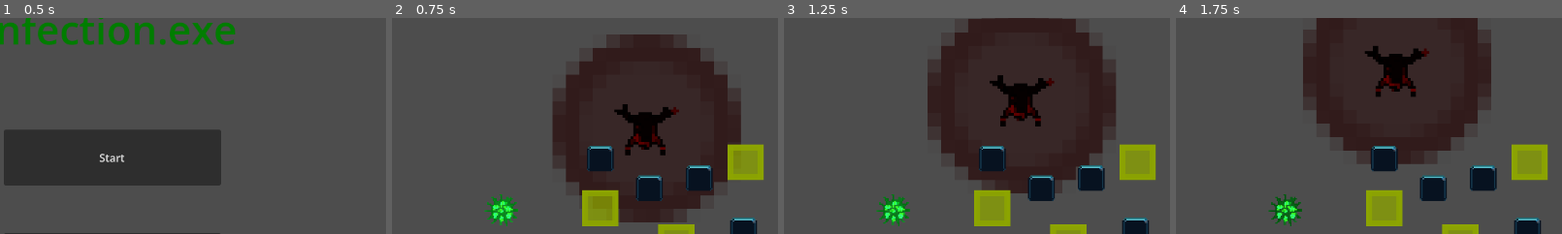
Above: before the commit, frames 1-4 (left to right).
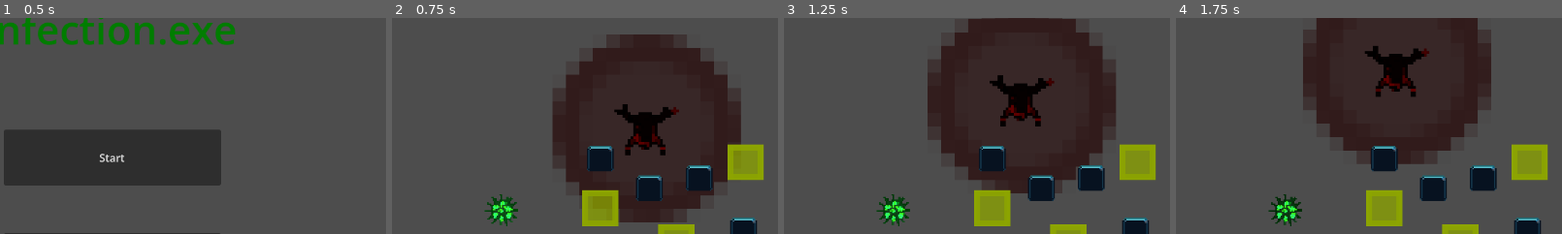
Above: after the commit, the same moments.

Repository: LeCodeurDu78/Infection_exe
Game: Godot game, scene res://Scenes/UI/StartMenu.tscn
The game is run twice, just before and just after one commit, with the same random seed, the same clock (stepped at 60 frames per second) and the same inputs.
Inputs (mouse positions are % of the whole screen's width and height, from its top left):
- Up to frame 1 (0.5 s): no input
- Up to frame 2 (0.75 s): click "Start" at 0.5 s
- Up to frame 3 (1.25 s): no input
- Up to frame 4 (1.75 s): tap Enter at 1.25 s; move the mouse to (72, 45) at 1.27 s; hold D (move_right) from 1.28 s (still down); tap 1 (mutation1) at 1.35 s; click (72, 45) at 1.42 s
The pictures show only the part of the screen within x 36-86%, y 6-56%; the shares and areas given below are measured in that part.

Frame 1 is identical in both runs. In frame 2, 0.5% of the frame differs, in the area x 23-33%, y 81-97%; in frame 3, 0.5%; in frame 4, 0.5%.
Error in both runs: Invalid access to property or key 'data' on a base object of type 'Nil'. (res://Scripts/UI/HotkeyRebindButton.gd:10)

Commit message:
Shaders Boosted

Diff:
--- a/Scenes/Shaders/VirusGlowMaterial.tres
+++ b/Scenes/Shaders/VirusGlowMaterial.tres
@@ -5,7 +5,7 @@
 [resource]
 shader = ExtResource("1")
 shader_parameter/glow_color = Color(0, 0.36862746, 0.05882353, 0.69803923)
-shader_parameter/glow_intensity = 1.0
+shader_parameter/glow_intensity = 0.50000002375
 shader_parameter/glow_spread = 1.0
 shader_parameter/enable_pulse = true
 shader_parameter/pulse_speed = 2.0
--- a/Scripts/MutationsAvailable/LightPacketMutation.gd
+++ b/Scripts/MutationsAvailable/LightPacketMutation.gd
@@ -41,6 +41,7 @@
 		timer = duration
 		virus.start_dash(power, dir)
 		on_cooldown = true
+		EventBus.mutation_activated.emit(self)
 	charge = 0.0
 
 func get_cooldown() -> float:
--- a/Scripts/Virus/GlowController.gd
+++ b/Scripts/Virus/GlowController.gd
@@ -37,7 +37,7 @@
 
 func _connect_events() -> void:
 	"""Connect to game events"""
-	EventBus.virus_leveled_up.connect(_on_level_up)
+	EventBus.mutation_ui_closed.connect(_on_level_up)
 	EventBus.virus_damaged.connect(_on_damaged)
 	EventBus.mutation_activated.connect(_on_mutation_activated)
 
@@ -57,20 +57,20 @@
 # EVENT HANDLERS
 # ========================
 
-func _on_level_up(new_level: int) -> void:
+func _on_level_up(_new_level: int) -> void:
 	"""Flash intense glow on level up"""
 	_apply_material("intense")
 	intense_timer = 2.0 # 2 seconds of intense glow
 
-func _on_damaged(amount: int) -> void:
+func _on_damaged(_amount: int) -> void:
 	"""Flash red damage glow"""
 	_apply_material("damage")
 	damage_timer = 0.5 # 0.5 seconds of damage glow
 
-func _on_mutation_activated(mutation: Mutation) -> void:
+func _on_mutation_activated(_mutation: Mutation) -> void:
 	"""Brief intense glow on mutation activation"""
 	_apply_material("intense")
-	intense_timer = 1.0 # 1 second
+	intense_timer = 0.2 # 0.2 second
 
 # ========================
 # MATERIAL MANAGEMENT
--- a/Scripts/Virus/Virus.gd
+++ b/Scripts/Virus/Virus.gd
@@ -83,13 +83,13 @@
 	xp -= get_xp_for_next_level()
 	current_level += 1
 
+	# Unlock new mutations
+	if has_node("MutationManager"):
+		$MutationManager.unlock_mutations()
+
 	EventBus.virus_leveled_up.emit(current_level)
 	EventBus.emit_notification("Level Up! Level %d" % current_level, "success")
 	EventBus.emit_screen_shake(0.5, 0.2)
-
-	# Unlock new mutations
-	if has_node("MutationManager"):
-		$MutationManager.unlock_mutations()
 
 func get_xp_for_next_level() -> int:
 	"""Returns XP required for next level"""
@@ -104,6 +104,7 @@
 	"""Toggle invisibility state"""
 	is_invisible = _visible
 	modulate.a = INVISIBLE_ALPHA if is_invisible else VISIBLE_ALPHA
+	get_node("GlowController").set_stealth_mode(is_invisible)
 
 func start_dash(speed: float, direction: Vector2) -> void:
 	"""Activate dash ability"""
--- a/project.godot
+++ b/project.godot
@@ -29,6 +29,7 @@
 AudioManager="*uid://r1ltoi4mblh2"
 SaveManager="*uid://dwndakl0j78w3"
 ParticleManager="*uid://xdax4v7pffxk"
+ScreenShakeManager="*uid://d24i0ry1mexm6"
 
 [global_group]
 
